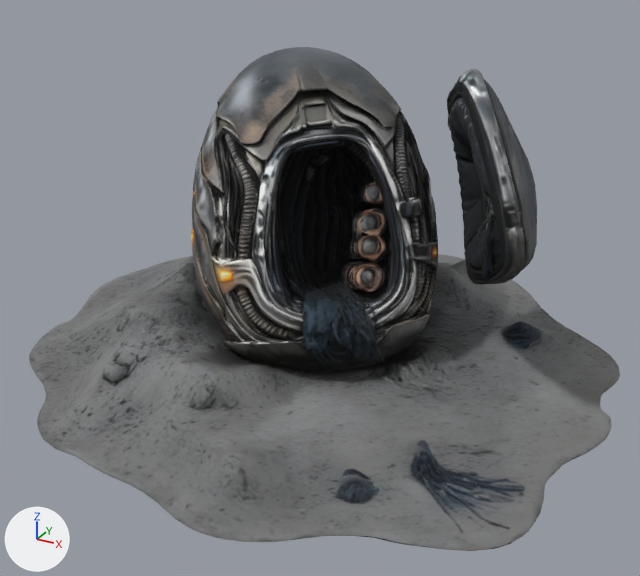
The glTF model public/3d/runtime/new3ds/life_supply_drop_pod.glb: old version first, new version second.
Camera for both pictures: a 50 mm lens placed at (0.622, -1.171, 0.69), pointed at (0.008, -0.053, 0.132). The axes (+X, +Y, +Z) are drawn at lower left. The lights are the same throughout. The older version comes first. Where no turn or scale is listed for an object, it has been applied to the vertices. Vertices at exactly the same position are counted once.

In view in the first picture: 'node_0'.
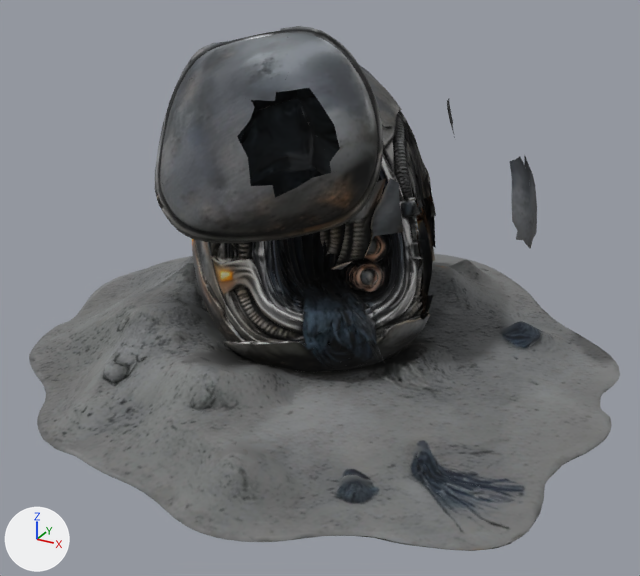
Where the newer file only moved an object's origin or applied its transform, the numbers keep the older frame.

Where the change shows, as pixel boxes [x1, y1, x2, y2] in the pictures (640 x 576 px):
'node_0', reshaped
    before: [29, 47, 620, 551]
    after: [29, 66, 620, 551]
'HB_LID_00', added
    after: [155, 26, 403, 269]
part 1 of me_mesh_0, deleted
    before: [410, 69, 537, 320]

What the commit changed:
me_mesh_0 is used by ob_node_0; location (0.0, 0.0, 0.0).
me_mesh_0 had 15846 vertices, 24999 faces and spanned x -0.513..0.467, y -0.495..0.485, z 0.0..0.477.
me_mesh_0 now has 13598 vertices, 21229 faces and spans x -0.513..0.467, y -0.495..0.485, z 0.0..0.474.
me_mesh_0 part 1: 2245 vertices removed from x 0.13..0.341, y -0.129..0.174, z 0.1..0.477.
Other edits to the shape of me_mesh_0 do not show in these pictures.
Mesh me_mesh_1 is new.
It has 2409 vertices, 3770 faces and spans x -0.196..0.128, y -0.306..-0.072, z -0.111..0.231.
It uses material mat_material_001.
Object 'HB_LID_00' (ob_hb_lid_00) is new; it shows me_mesh_1.
Its location is (0.015, 0.052, 0.293).
